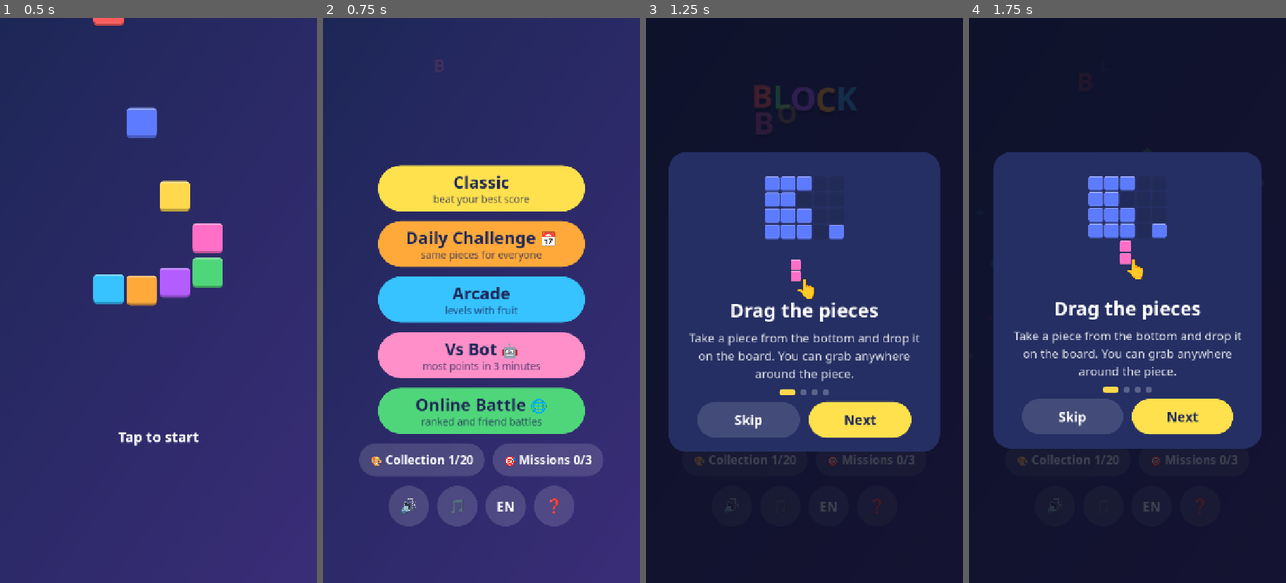
Above: before the commit, frames 1-4 (left to right).
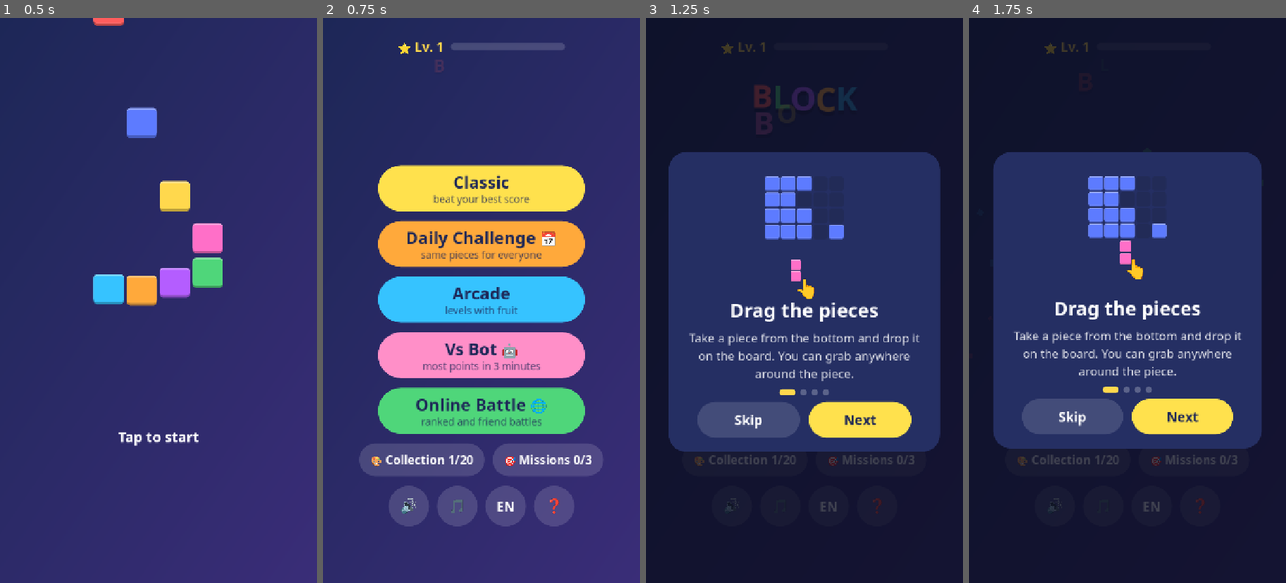
Above: after the commit, the same moments.

Repository: Mu7ic/block_boom
Game: Godot game, scene res://tools/smoke.tscn
Two runs of this game, one before a commit and one after it. Both use one fixed random seed, a clock stepped at 60 frames per second and the inputs below. This scene is started directly instead of the project's main scene.
Inputs (mouse positions are in pixels of both pictures, inside the frame that each line leads up to):
- Up to frame 1 (0.5 s): no input
- Up to frame 2 (0.75 s): move the mouse to (551, 272) at 0.52 s; click (551, 272) at 0.67 s
- Up to frame 3 (1.25 s): no input
- Up to frame 4 (1.75 s): click (1127, 300) at 1.25 s

Frame 1 is identical in both runs. In frame 2, 0.5% of the frame differs, in the area x 23-77%, y 4-7%; in frame 3, less than 0.1%; in frame 4, less than 0.1%.

Commit message:
Награда за вход, уровень игрока, недельные сезоны и смайлики в бою
- Календарь на 7 дней: ключи за каждый вход, на 7-й день целый сундук
- Уровень игрока: опыт за фигуры, линии и победы; за новый уровень — ключ
- Сервер: сезон = неделя с понедельника (UTC); в конце награда ключами по лиге,
  рейтинг наполовину возвращается к 1000; в лобби видно время до конца сезона
- Онлайн-бой: пять смайликов-реакций сопернику (и в веб-версии показываются)

Co-Authored-By: Claude Fable 5.2 <noreply@anthropic.com>

Diff:
--- a/scripts/data.gd
+++ b/scripts/data.gd
@@ -171,6 +171,14 @@
 	return 1
 
 
+## Ключей в награду за сезон — по лиге на его конец (как на сервере, SEASON_KEYS)
+static func season_keys(rating: int) -> int:
+	for row in [[1600, 6], [1400, 4], [1250, 3], [1100, 2]]:
+		if rating >= row[0]:
+			return row[1]
+	return 1
+
+
 static func color_hex(c: Color) -> String:
 	return "#" + c.to_html(false)
 
--- a/scripts/game.gd
+++ b/scripts/game.gd
@@ -6,6 +6,7 @@
 const DUEL_TIME := 180                 ## секунд
 const BOT_THINK := Vector2(1.7, 3.2)   ## пауза бота между ходами, с
 const BOT_MISTAKE := 0.15              ## шанс, что бот сходит не лучшим образом
+const EMOJI := ["👍", "😂", "😮", "😎", "😭"]   ## реакции в онлайн-бою (на сервер уходит номер)
 
 var main: Node   ## Main (экраны, подсказки, отсчёт)
 var fx: FxLayer
@@ -39,6 +40,8 @@
 var last_result: Array = [0, 0]       ## счёт последнего боя
 var revive_used := false              ## «второй шанс» — один раз за партию
 var combo_pill: ComboPill
+var emoji_row: HBoxContainer          ## смайлики сопернику в онлайн-бою
+var _emoji_t := 0.0
 var rec_bar: ProgressBar              ## полоска «до рекорда» под рекордом
 var _tok := 0
 var _bot_tok := 0
@@ -119,6 +122,15 @@
 	ov_lose.box.move_child(ov_lose.revive, ov_lose.row.get_index())
 	combo_pill = ComboPill.new()
 	add_child(combo_pill)
+	emoji_row = HBoxContainer.new()
+	emoji_row.add_theme_constant_override("separation", 14)
+	emoji_row.visible = false
+	add_child(emoji_row)
+	for k in EMOJI.size():
+		var eb := UI.button(EMOJI[k], Color(1, 1, 1, 0.12), Color.WHITE, 38, Vector2(84, 84))
+		eb.auto_translate_mode = Node.AUTO_TRANSLATE_MODE_DISABLED
+		eb.pressed.connect(send_emoji.bind(k))
+		emoji_row.add_child(eb)
 	ov_win = _overlay("Уровень пройден! 🎉", "К уровням", "Следующий →")
 	ov_win.left.pressed.connect(func(): main.open_levels())
 	ov_win.right.pressed.connect(func(): start_game("arcade", level + 1))
@@ -554,7 +566,7 @@
 	var W := size.x
 	var H := size.y
 	var dueling := mode == "duel" or mode == "online"
-	var cell := minf(74.0, minf((W - 56.0) / 8.0 - 6.0, (H - (567.0 if dueling else 342.0 + _combo_room())) / 11.4))
+	var cell := minf(74.0, minf((W - 56.0) / 8.0 - 6.0, (H - ((567.0 + (70.0 if mode == "online" else 0.0)) if dueling else 342.0 + _combo_room())) / 11.4))
 	cell = floorf(cell)
 	board_view.set_metrics(cell, 5, 14)
 	tray.custom_minimum_size = Vector2(cell * 8 + 54, cell * 3.4)
@@ -568,6 +580,9 @@
 	fx.ghost_gap = 5
 	corner_r.reset_size()
 	corner_r.position = Vector2(W - corner_r.size.x - 22, 22)
+	emoji_row.visible = mode == "online"
+	emoji_row.reset_size()
+	emoji_row.position = Vector2((W - emoji_row.size.x) * 0.5, H - emoji_row.size.y - 36)
 
 
 # ---------- Начало игры ----------
@@ -782,6 +797,8 @@
 		moves_l.text = "%d/%d" % [moves, level_par]
 		moves_l.add_theme_color_override("font_color", Color.WHITE if moves <= level_par else Color(1, 1, 1, 0.6))
 
+	Missions.add_xp(Missions.XP_PIECE + n * Missions.XP_LINE)
+
 	# Задания дня
 	Missions.add("pieces")
 	if n > 0:
@@ -877,6 +894,7 @@
 	if mode == "arcade" and goals.all(func(g): return g.left == 0):
 		finished = true
 		Missions.add("arcade")
+		Missions.add_xp(Missions.XP_WIN)
 		if Save.unlocked <= level:
 			Save.unlocked = level + 1
 		var st := BB.level_stars(moves, level_par)
@@ -1234,6 +1252,7 @@
 	ov_duel.title.text = tr("Ты победил! 🏆") if you > them else (tr("Бот победил 🤖") if you < them else tr("Ничья 🤝"))
 	if you > them:
 		Missions.add("win")
+		Missions.add_xp(Missions.XP_WIN)
 	_set_text(ov_duel, tr("Ты [b]%d[/b] : [b]%d[/b] Бот") % [you, them])
 	later(0.5, func():
 		_show_overlay(ov_duel)
@@ -1261,6 +1280,16 @@
 
 
 # ---------- Онлайн-бой ----------
+## Реакция сопернику: не чаще раза в секунду
+func send_emoji(k: int) -> void:
+	if mode != "online" or now() - _emoji_t < 1.0:
+		return
+	_emoji_t = now()
+	Net.send({"t": "emoji", "e": k})
+	fx.pop(emoji_row.get_child(k).get_global_rect().get_center() - Vector2(0, 60), EMOJI[k], 0.0, 80)
+	Audio.sfx("click")
+
+
 func send_state(ev := {}) -> void:
 	if mode != "online" or duel.is_empty():
 		return
@@ -1378,6 +1407,7 @@
 	_rating_result(rm)
 	if note != "" or you > them:
 		Missions.add("win")
+		Missions.add_xp(Missions.XP_WIN)
 	ov_duel.right.disabled = note != ""
 	ov_duel.right.visible = note == ""
 	later(0.4, func():
@@ -1416,6 +1446,12 @@
 			return true
 		"opp":
 			apply_opp(m)
+			return true
+		"emoji":
+			var k := int(m.get("e", -1))
+			if mode == "online" and k >= 0 and k < EMOJI.size():
+				fx.pop(bot_panel.get_global_rect().get_center(), EMOJI[k], 0.0, 110)
+				Audio.sfx("click")
 			return true
 		"oppRematch":
 			if ov_duel.root.visible:
--- a/scripts/i18n.gd
+++ b/scripts/i18n.gd
@@ -80,6 +80,16 @@
 	"Хорошо!": "Good!",
 	"Комбо ×%d": "Combo ×%d",
 	"💖 Второй шанс": "💖 Second chance",
+	"⭐ Ур. %d": "⭐ Lv. %d",
+	"⭐ Уровень %d! +🔑": "⭐ Level %d! +🔑",
+	"Награда за вход 🎁": "Daily reward 🎁",
+	"Заходи каждый день — на 7-й день целый сундук": "Come back every day — day 7 fills a whole chest",
+	"Забрать": "Claim",
+	"День %d": "Day %d",
+	"Награда за вход: 🔑×%d": "Daily reward: 🔑×%d",
+	"Сундук готов — открой его в заданиях!": "The chest is ready — open it in Missions!",
+	"Сезон: ещё %d д. %d ч  ·  награда за лигу: 🔑×%d": "Season: %dd %dh left  ·  league reward: 🔑×%d",
+	"🏆 Сезон завершён!\nТвоя лига: %s\nНаграда: 🔑×%d": "🏆 Season over!\nYour league: %s\nReward: 🔑×%d",
 	"Второй шанс!": "Second chance!",
 	"поле расчищено": "board cleared",
 	"Продолжаем!": "Welcome back!",
--- a/scripts/main.gd
+++ b/scripts/main.gd
@@ -25,6 +25,14 @@
 var top_me: Label
 var theme_grid: GridContainer
 var mis_btn: Button
+var lvl_l: Label
+var lvl_bar: ProgressBar
+var login_root: Control
+var login_grid: GridContainer
+var login_btn: Button
+var season_l: Label
+var season := {}                ## {id, left} с сервера: текущий сезон и секунд до конца
+var _season_t := 0.0
 var mis_dot: Control
 # задания
 var mis_box: VBoxContainer
@@ -109,6 +117,10 @@
 	Missions.done.connect(func(txt: String):
 		toast(tr("🎯 Задание выполнено! +🔑") + "\n" + txt)
 		Audio.sfx("record"))
+	Missions.level_up.connect(func(lvl: int):
+		toast(tr("⭐ Уровень %d! +🔑") % lvl)
+		Audio.sfx("record"))
+	_build_login()
 	show_screen("splash")
 
 
@@ -183,6 +195,9 @@
 		game.leave_game()
 	if id == "menu":
 		update_menu()
+		# Награда за вход — раз в день, когда открывается меню (обучение показываем раньше)
+		if Missions.login_state().can and Save.get_v("tut", false) and not "--test-save" in OS.get_cmdline_user_args():
+			open_login()
 
 
 func _back_button(parent: Control, cb: Callable) -> Button:
@@ -232,6 +247,21 @@
 # ---------- Меню ----------
 func _build_menu() -> void:
 	var s := _screen("menu")
+	# Уровень игрока — сверху по центру
+	var lv := UI.hrow(s, 16)
+	lv.set_anchors_and_offsets_preset(Control.PRESET_CENTER_TOP)
+	lv.grow_horizontal = Control.GROW_DIRECTION_BOTH
+	lv.position.y = 44
+	lv.alignment = BoxContainer.ALIGNMENT_CENTER
+	lvl_l = UI.label("", 30, BB.C_GOLD, UI.F_BLACK)
+	lv.add_child(lvl_l)
+	lvl_bar = ProgressBar.new()
+	lvl_bar.show_percentage = false
+	lvl_bar.custom_minimum_size = Vector2(260, 16)
+	lvl_bar.size_flags_vertical = Control.SIZE_SHRINK_CENTER
+	lvl_bar.add_theme_stylebox_override("background", UI.box(Color(1, 1, 1, 0.16), 8))
+	lvl_bar.add_theme_stylebox_override("fill", UI.box(BB.C_GOLD, 8))
+	lv.add_child(lvl_bar)
 	var v := UI.center_box(s, 22)
 	menu_logo = Widgets.Logo.new(72)
 	v.add_child(UI.centered(menu_logo))
@@ -335,6 +365,10 @@
 	mis_btn.text = tr("🎯 Задания %d/3") % Missions.done_count()
 	lang_btn.text = I18N.current().to_upper()
 	mis_dot.visible = Missions.chest_ready()
+	var li := Missions.level_info()
+	lvl_l.text = tr("⭐ Ур. %d") % li.level
+	lvl_bar.max_value = li.need
+	lvl_bar.value = li.cur
 	await get_tree().process_frame
 	coll_dot.position = Vector2(coll_btn.size.x - 24, 6)
 	mis_dot.position = Vector2(mis_btn.size.x - 24, 6)
@@ -729,6 +763,78 @@
 	_update_chest()
 
 
+# ---------- Награда за вход ----------
+func _build_login() -> void:
+	login_root = Control.new()
+	login_root.set_anchors_and_offsets_preset(Control.PRESET_FULL_RECT)
+	login_root.mouse_filter = Control.MOUSE_FILTER_STOP
+	login_root.visible = false
+	login_root.z_index = 25
+	add_child(login_root)
+	var dim := ColorRect.new()
+	dim.color = Color(0.04, 0.05, 0.12, 0.82)
+	dim.set_anchors_and_offsets_preset(Control.PRESET_FULL_RECT)
+	dim.mouse_filter = Control.MOUSE_FILTER_IGNORE
+	login_root.add_child(dim)
+	var v := UI.center_box(login_root, 24)
+	v.add_child(UI.label("Награда за вход 🎁", 50, Color.WHITE, UI.F_BLACK))
+	v.add_child(UI.label("Заходи каждый день — на 7-й день целый сундук", 25, Color(1, 1, 1, 0.6), UI.F_REG))
+	login_grid = GridContainer.new()
+	login_grid.columns = 4
+	login_grid.add_theme_constant_override("h_separation", 14)
+	login_grid.add_theme_constant_override("v_separation", 14)
+	v.add_child(UI.centered(login_grid))
+	login_btn = UI.big_button("Забрать", "", BB.C_GOLD)
+	login_btn.pressed.connect(claim_login)
+	v.add_child(UI.centered(login_btn))
+
+
+func open_login() -> void:
+	var st := Missions.login_state()
+	for ch in login_grid.get_children():
+		ch.queue_free()
+	for d in Missions.LOGIN_REWARDS.size():
+		var today: bool = d == st.n and st.can
+		var got: bool = d < st.n or (d == st.n and not st.can)
+		var card := PanelContainer.new()
+		card.custom_minimum_size = Vector2(146, 146)
+		var bg := Color(0.31, 0.84, 0.48, 0.35) if got else (Color(BB.C_GOLD, 0.9) if today else Color(1, 1, 1, 0.1))
+		card.add_theme_stylebox_override("panel", UI.box(bg, 26, Vector4(8, 12, 8, 12)))
+		login_grid.add_child(card)
+		var cv := VBoxContainer.new()
+		cv.alignment = BoxContainer.ALIGNMENT_CENTER
+		cv.add_theme_constant_override("separation", 2)
+		card.add_child(cv)
+		var ink := BB.C_INK if today else Color.WHITE
+		var dl := UI.label(tr("День %d") % (d + 1), 22, Color(ink, 0.75), UI.F_BOLD)
+		dl.auto_translate_mode = Node.AUTO_TRANSLATE_MODE_DISABLED
+		cv.add_child(dl)
+		var last: bool = d == Missions.LOGIN_REWARDS.size() - 1
+		var rl := UI.label("✓" if got else ("🎁" if last else "🔑"), 46, ink, UI.F_BLACK)
+		rl.auto_translate_mode = Node.AUTO_TRANSLATE_MODE_DISABLED
+		cv.add_child(rl)
+		var kl := UI.label("×%d" % Missions.LOGIN_REWARDS[d], 24, ink, UI.F_BLACK)
+		kl.auto_translate_mode = Node.AUTO_TRANSLATE_MODE_DISABLED
+		cv.add_child(kl)
+	login_root.visible = true
+	login_root.modulate.a = 0.0
+	login_root.create_tween().tween_property(login_root, "modulate:a", 1.0, 0.25)
+
+
+func claim_login() -> void:
+	var k := Missions.claim_login()
+	login_root.visible = false
+	if k <= 0:
+		return
+	var c := size * Vector2(0.5, 0.45)
+	for i in 8:
+		fx.burst(c, BB.COLORS[i], 6, i * 0.04, "confetti")
+	Audio.sfx("skin")
+	Audio.buzz([30, 40, 80])
+	toast(tr("Награда за вход: 🔑×%d") % k + ("\n" + tr("Сундук готов — открой его в заданиях!") if Missions.chest_ready() else ""))
+	update_menu()
+
+
 # ---------- Онлайн-лобби ----------
 func _build_online() -> void:
 	var s := _screen("online")
@@ -748,6 +854,9 @@
 	v.add_child(lobby_main)
 	rating_l = UI.label("", 30, Color.WHITE, UI.F_BLACK)
 	lobby_main.add_child(rating_l)
+	season_l = UI.label("", 23, Color(1, 1, 1, 0.6), UI.F_REG)
+	season_l.auto_translate_mode = Node.AUTO_TRANSLATE_MODE_DISABLED
+	lobby_main.add_child(season_l)
 	var quick := UI.big_button("⚡ Быстрый бой", "соперник по рейтингу", BB.C_YELLOW)
 	quick.pressed.connect(quick_match)
 	lobby_main.add_child(UI.centered(quick))
@@ -887,6 +996,12 @@
 	var l := BB.league(Save.rating)
 	rating_l.text = BB.league_text(Save.rating) + ("" if g == 0 else tr("  ·  боёв: %d") % g)
 	rating_l.add_theme_color_override("font_color", l[3])
+	# Сезон: сколько осталось и награда за текущую лигу
+	if season.is_empty():
+		season_l.text = ""
+	else:
+		var left := maxi(0, int(season.left) - int(now() - _season_t))
+		season_l.text = tr("Сезон: ещё %d д. %d ч  ·  награда за лигу: 🔑×%d") % [left / 86400, left % 86400 / 3600, BB.season_keys(Save.rating)]
 
 
 ## Рейтинг с сервера (тихо, без сообщений об ошибке)
@@ -896,8 +1011,26 @@
 		return
 	Save.rating = int(r.get("rating", Save.rating))
 	Save.rated_games = int(r.get("games", Save.rated_games))
+	_season_from(r)
 	if current == "online":
 		update_rating_label()
+
+
+## Сезон из ответа сервера; если прошлый сезон закончился — награда по лиге
+func _season_from(r: Dictionary) -> void:
+	if r.get("season") is Dictionary:
+		season = r.season
+		_season_t = now()
+	var rw = r.get("reward")
+	if rw is Dictionary and str(rw.get("season", "")) != "":
+		Net.send({"t": "rewardAck", "season": rw.season})
+		if Save.get_v("season_rewarded", "") != str(rw.season):
+			Save.set_v("season_rewarded", str(rw.season))
+			var k := clampi(int(rw.get("keys", 0)), 0, 10)
+			Missions.keys += k
+			toast(tr("🏆 Сезон завершён!\nТвоя лига: %s\nНаграда: 🔑×%d") % [BB.league_text(int(rw.get("rating", 1000))), k])
+			Audio.sfx("record")
+			update_menu()
 
 
 func quick_match() -> void:
@@ -965,6 +1098,7 @@
 		"queued":
 			Save.rating = int(m.get("rating", Save.rating))
 			Save.rated_games = int(m.get("games", Save.rated_games))
+			_season_from(m)
 			update_rating_label()
 			lobby_view("search")
 			set_lobby_status("")
--- a/scripts/missions.gd
+++ b/scripts/missions.gd
@@ -128,3 +128,57 @@
 		"theme":
 			Save.add_theme(r.id)
 	return r
+
+
+# ---------- Награда за вход: 7 дней по кругу ----------
+## Ключей за каждый день; на седьмой — целый сундук
+const LOGIN_REWARDS := [1, 1, 2, 1, 2, 2, 3]
+
+
+## {n: номер дня 0…6, который сейчас можно забрать, can: не забрана ли награда сегодня}
+func login_state() -> Dictionary:
+	var st: Dictionary = Save.get_v("login", {})
+	return {"n": int(st.get("n", 0)) % LOGIN_REWARDS.size(), "can": st.get("last", "") != Time.get_date_string_from_system()}
+
+
+## Забрать награду дня; возвращает число ключей (0 — уже забрана)
+func claim_login() -> int:
+	var st := login_state()
+	if not st.can:
+		return 0
+	var k: int = LOGIN_REWARDS[st.n]
+	keys += k
+	Save.set_v("login", {"last": Time.get_date_string_from_system(), "n": int(Save.get_v("login", {}).get("n", 0)) + 1})
+	return k
+
+
+# ---------- Уровень игрока ----------
+signal level_up(level: int)
+
+const XP_PIECE := 1      ## опыт за поставленную фигуру
+const XP_LINE := 5       ## за каждую очищенную линию
+const XP_WIN := 40       ## за победу в бою или пройденный уровень Аркады
+
+
+static func xp_need(level: int) -> int:
+	return 100 + (level - 1) * 60
+
+
+## {level, cur, need}: уровень, опыт внутри него и сколько нужно до следующего
+func level_info() -> Dictionary:
+	var rest: int = Save.get_v("xp", 0)
+	var lvl := 1
+	while rest >= xp_need(lvl):
+		rest -= xp_need(lvl)
+		lvl += 1
+	return {"level": lvl, "cur": rest, "need": xp_need(lvl)}
+
+
+## Опыт; за каждый новый уровень — ключ
+func add_xp(n: int) -> void:
+	var before: int = level_info().level
+	Save.set_v("xp", int(Save.get_v("xp", 0)) + n)
+	var after: int = level_info().level
+	if after > before:
+		keys += after - before
+		level_up.emit(after)
--- a/tools/smoke.gd
+++ b/tools/smoke.gd
@@ -366,6 +366,30 @@
 	g.leave_game()
 	main.show_screen("menu")
 
+	# Награда за вход, уровень игрока, смайлики
+	var keys0 := Missions.keys
+	check(Missions.login_state().can, "login: reward available on a new day")
+	main.open_login()
+	await wait(0.5)
+	check(main.login_root.visible and main.login_grid.get_child_count() == 7, "login: calendar with 7 days")
+	await shot("33_login")
+	main.claim_login()
+	await wait(0.4)
+	check(Missions.keys == keys0 + Missions.LOGIN_REWARDS[0] and not Missions.login_state().can, "login: keys granted once a day")
+	check(Missions.claim_login() == 0, "login: no second claim")
+	var lv0: int = Missions.level_info().level
+	keys0 = Missions.keys
+	Missions.add_xp(Missions.xp_need(lv0))
+	check(Missions.level_info().level == lv0 + 1 and Missions.keys == keys0 + 1, "level: xp raises level and gives a key")
+	main.show_screen("menu")
+	await wait(0.5)
+	check(main.lvl_l.text.contains(str(lv0 + 1)), "level: shown in menu (%s)" % main.lvl_l.text)
+	await shot("34_menu_level")
+	main.season = {"id": "2026-11-23", "left": 200000}
+	main.update_rating_label()
+	check(main.season_l.text != "", "season: lobby line (%s)" % main.season_l.text)
+	check(g.on_net({"t": "emoji", "e": 1}), "emoji: message handled")
+
 	# Лучшие игроки (без сервера — сообщение о связи)
 	main.open_top()
 	await wait(13.0)   # подключение до 6 с + ответ до 5 с
